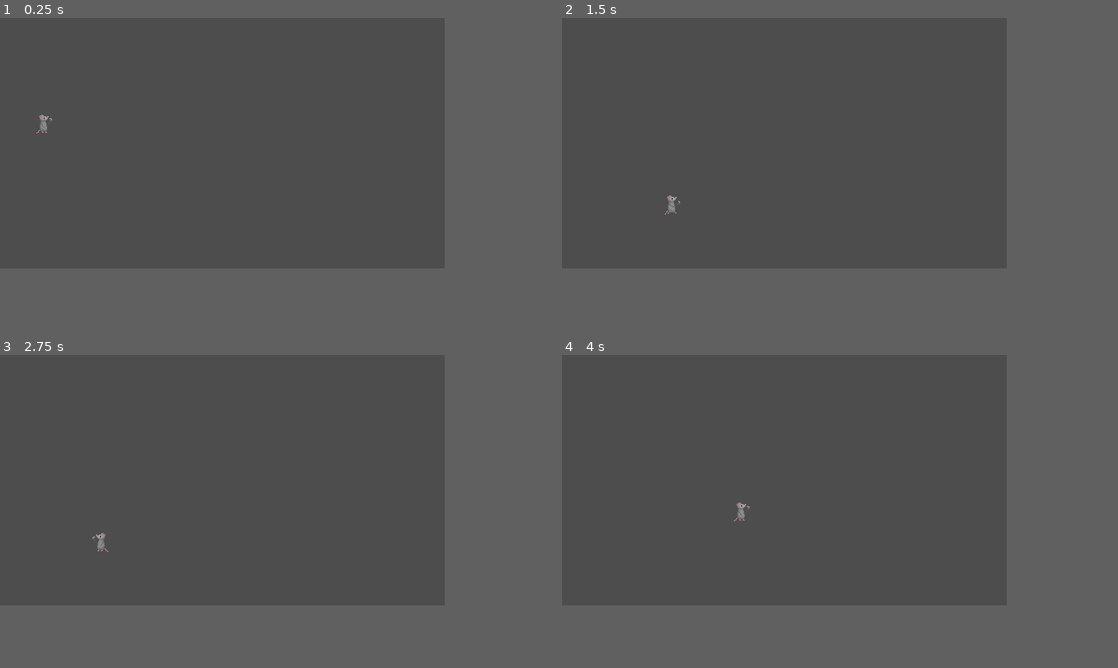
Above: before the commit, frames 1-4 (two rows, left to right).
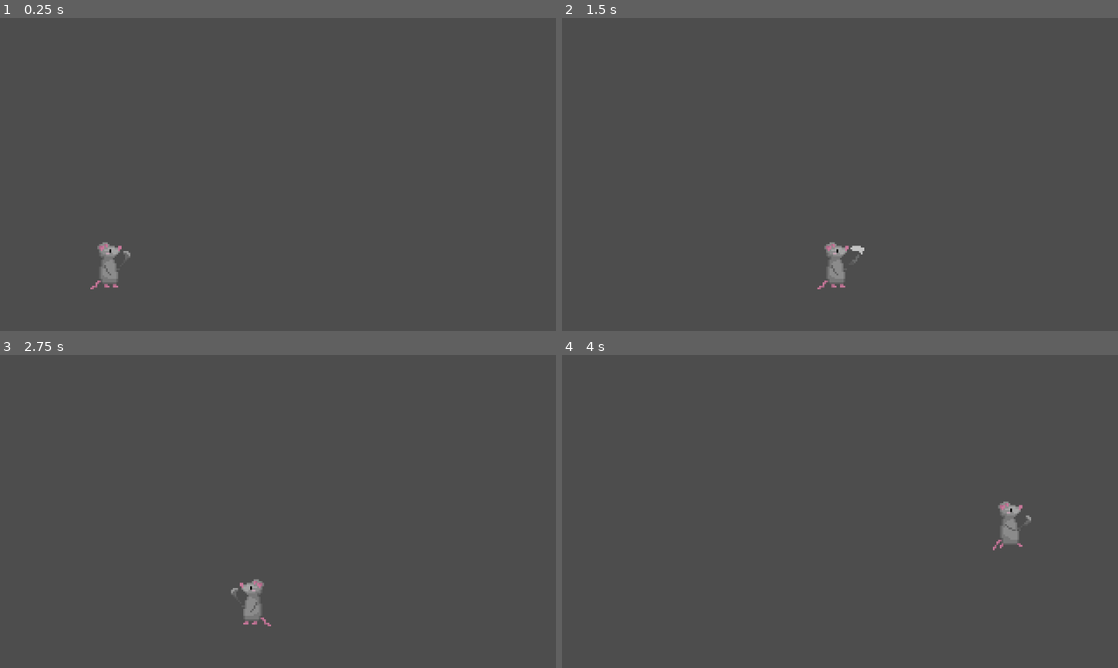
Above: after the commit, the same moments.

Repository: BDSimeonov19/Mouse-Soup
Game: Godot game, scene res://Scenes/main.tscn
Two runs of this game, one before a commit and one after it. Both use one fixed random seed, a clock stepped at 60 frames per second and the inputs below.
Inputs:
- Up to frame 1 (0.25 s): no input
- Up to frame 2 (1.5 s): hold D (right) from 0.53 s (still down); tap K (attack) at 0.6, 1.35 s; tap Space (jump) at 0.77 s
- Up to frame 3 (2.75 s): tap Space (jump) at 1.52 s; release D (right) at 2.03 s; hold A (left) from 2.03 s (still down); tap K (attack) at 2.1 s
- Up to frame 4 (4 s): release A (left) at 2.78 s; hold D (right) from 2.78 s (still down); tap K (attack) at 2.85, 3.6 s; tap Space (jump) at 3.02, 3.77 s
In our replay, the window is 640x360 before the commit and 800x450 after it. These sizes can differ from the game's own. Grey fills any space a smaller window leaves; there, only what the larger window draws over its background counts as a difference.

The runs differ from the first frame. In frame 1, 0.5% of the frame differs, in the area x 6-24%, y 30-87%; in frame 2, 0.5%, in the area x 18-55%, y 56-87%; in frame 3, 0.5%; in frame 4, 0.5%.

Commit message:
Fix animations. Add attack cooldown

Diff:
--- a/Scenes/main.tscn
+++ b/Scenes/main.tscn
@@ -13,5 +13,5 @@
 [node name="StaticBody2D" type="StaticBody2D" parent="." unique_id=759680657]
 
 [node name="CollisionShape2D" type="CollisionShape2D" parent="StaticBody2D" unique_id=1685079334]
-position = Vector2(313, 292)
+position = Vector2(152, 165)
 shape = SubResource("RectangleShape2D_jjgbg")
--- a/Scenes/mouse.gd
+++ b/Scenes/mouse.gd
@@ -5,24 +5,21 @@
 const JUMP_VELOCITY = -300.0
 
 
-@onready var animated_sprite = $AnimatedSprite2D
+@onready var animated_sprite := $AnimatedSprite2D
+@onready var attack_cooldown := $AttackCooldown
+
+var is_attacking := false
 
 func _process(delta: float) -> void:
-	handle_animations()
+	handle_attack_animations()
 
-func handle_animations() -> void:
-	if (!animated_sprite.is_playing()) or \
-	   (Input.is_action_just_released("left") or Input.is_action_just_released("right")):
-		animated_sprite.play("idle")
-	if Input.is_action_pressed("left") or Input.is_action_pressed("right"):
-		animated_sprite.play("walk")
-	if Input.is_action_just_pressed("attack"):
+func handle_attack_animations() -> void:
+	if Input.is_action_just_pressed("attack") and !is_attacking and attack_cooldown.is_stopped():
+		is_attacking = true
 		animated_sprite.play("attack")
-
-	if Input.is_action_just_pressed("left"):
-		animated_sprite.flip_h = true
-	if Input.is_action_just_pressed("right"):
-		animated_sprite.flip_h = false
+		await animated_sprite.animation_finished
+		is_attacking = false
+		attack_cooldown.start()
 
 func _physics_process(delta: float) -> void:
 	# Add the gravity.
@@ -41,4 +38,14 @@
 	else:
 		velocity.x = move_toward(velocity.x, 0, SPEED)
 
+	handle_movement_animations(velocity)
+
 	move_and_slide()
+
+func handle_movement_animations(velocity: Vector2) -> void:
+	if !is_attacking:
+		if velocity:
+			animated_sprite.play("walk")
+			animated_sprite.flip_h = velocity.x < 0
+		else:
+			animated_sprite.play("idle")
--- a/Scenes/mouse.tscn
+++ b/Scenes/mouse.tscn
@@ -111,3 +111,7 @@
 [node name="CollisionShape2D" type="CollisionShape2D" parent="." unique_id=2033194307]
 position = Vector2(-1.5, -1)
 shape = SubResource("RectangleShape2D_dev0r")
+
+[node name="AttackCooldown" type="Timer" parent="." unique_id=235468443]
+wait_time = 0.25
+one_shot = true
--- a/icon.svg
+++ /dev/null
@@ -1 +0,0 @@
-<svg xmlns="http://www.w3.org/2000/svg" width="128" height="128"><rect width="124" height="124" x="2" y="2" fill="#363d52" stroke="#212532" stroke-width="4" rx="14"/><g fill="#fff" transform="translate(12.322 12.322)scale(.101)"><path d="M105 673v33q407 354 814 0v-33z"/><path fill="#478cbf" d="m105 673 152 14q12 1 15 14l4 67 132 10 8-61q2-11 15-15h162q13 4 15 15l8 61 132-10 4-67q3-13 15-14l152-14V427q30-39 56-81-35-59-83-108-43 20-82 47-40-37-88-64 7-51 8-102-59-28-123-42-26 43-46 89-49-7-98 0-20-46-46-89-64 14-123 42 1 51 8 102-48 27-88 64-39-27-82-47-48 49-83 108 26 42 56 81zm0 33v39c0 276 813 276 814 0v-39l-134 12-5 69q-2 10-14 13l-162 11q-12 0-16-11l-10-65H446l-10 65q-4 11-16 11l-162-11q-12-3-14-13l-5-69z"/><path d="M483 600c0 34 58 34 58 0v-86c0-34-58-34-58 0z"/><circle cx="725" cy="526" r="90"/><circle cx="299" cy="526" r="90"/></g><g fill="#414042" transform="translate(12.322 12.322)scale(.101)"><circle cx="307" cy="532" r="60"/><circle cx="717" cy="532" r="60"/></g></svg>
--- a/project.godot
+++ b/project.godot
@@ -16,9 +16,9 @@
 
 [display]
 
-window/size/viewport_width=640
-window/size/viewport_height=360
-window/size/mode=4
+window/size/viewport_width=320
+window/size/viewport_height=180
+window/size/mode=2
 window/stretch/mode="canvas_items"
 window/stretch/scale_mode="integer"
 
Not shown, removed: icon.svg.import
Not shown, added: .editorconfig
Not shown, added: .gitattributes
Not shown, added: .gitignore
